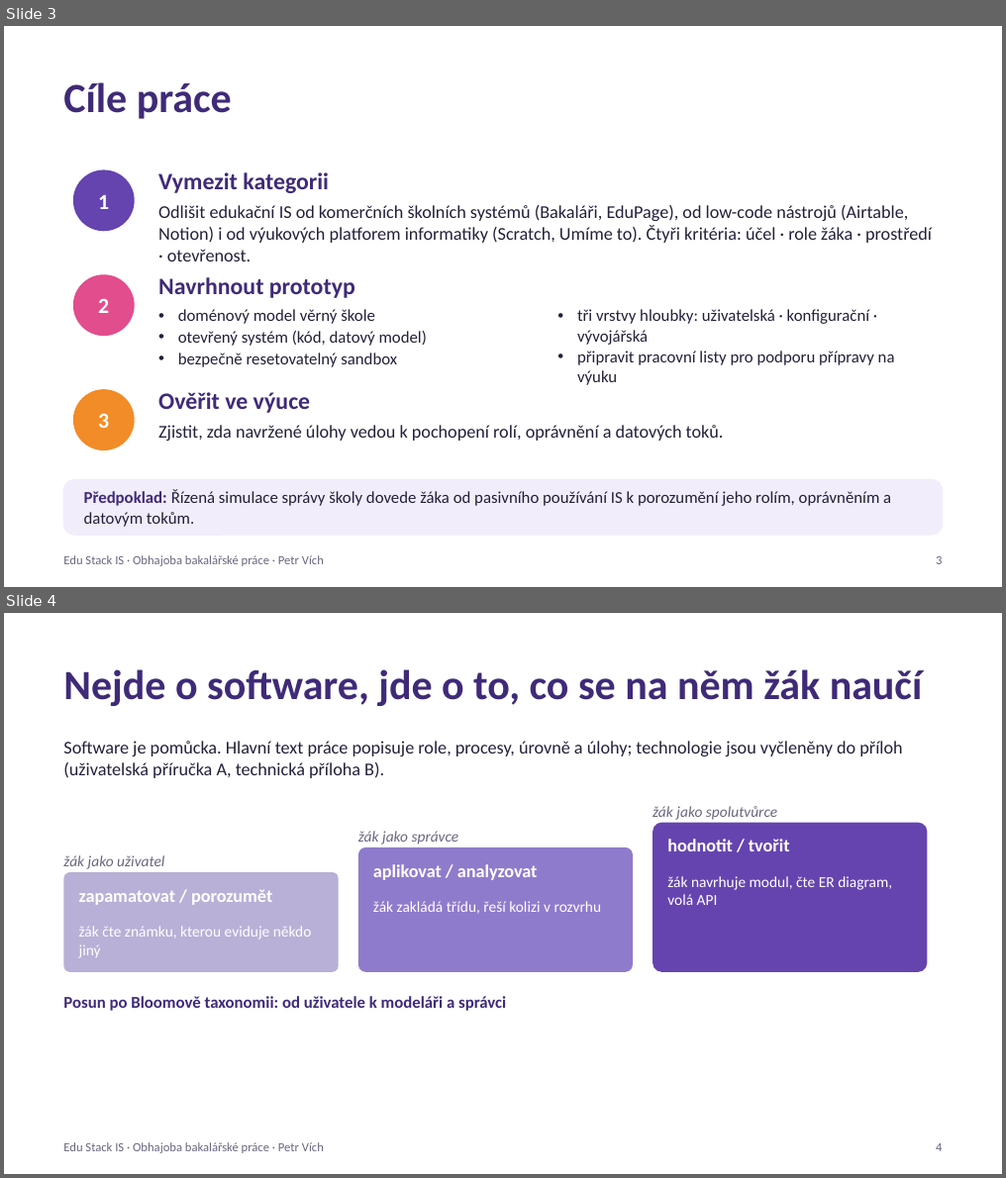
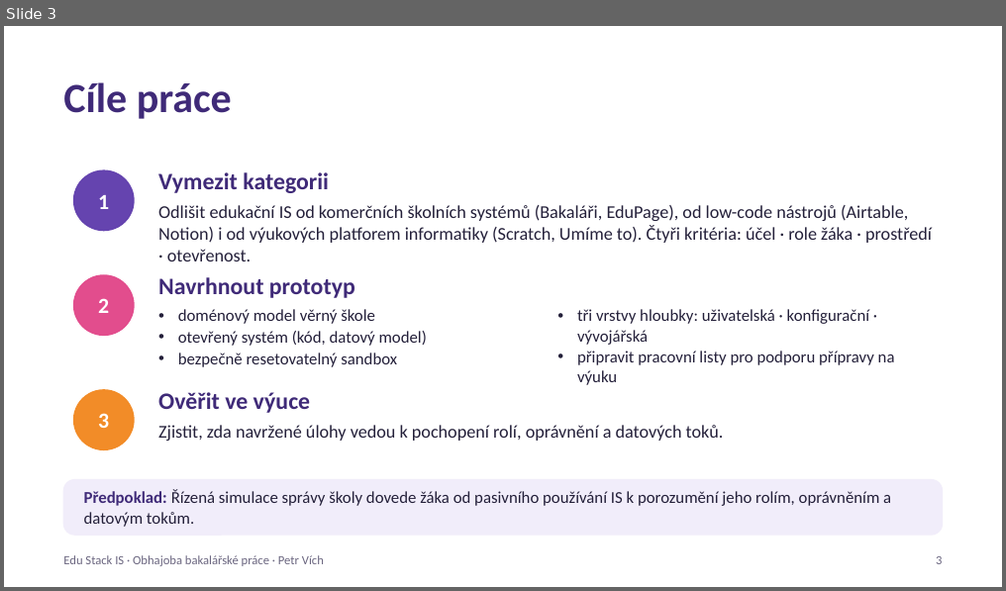
Before and after one commit to edustack-is/is-edustack-prezentace, a slide deck: obhajoba-edustack.pptx. Shown one above the other, each under a label of ours: slides 3 and 4 before the commit, slide 3 after it. The pictures are 1006x1178 and 1006x591 pixels, drawn with LibreOffice and Linux fonts; fonts in the diff are those of the drawing. Boxes give left, top, right and bottom in pixels: in the first picture for what was removed or moved away, otherwise in the second. Text is boxed around its words. In the diff, an @@ line names an element or a change of style, - is before the commit and + after.

```diff
--- a/obhajoba-edustack.pptx
+++ b/obhajoba-edustack.pptx
@@ slide 4 removed at <box>4,613,1002,1174</box>, background #FFFFFF @@
@@ text removed at <box>63,669,923,706</box> @@
-Nejde o software, jde o to, co se na něm žák naučí
@@ text removed at <box>63,741,902,778</box> @@
-Software je pomůcka. Hlavní text práce popisuje role, procesy, úrovně a úlohy; technologie jsou vyčleněny do příloh (uživatelská příručka A, technická příloha B).
@@ text removed at <box>652,806,777,820</box> @@
-žák jako spolutvůrce
@@ text removed at <box>358,831,459,845</box> @@
-žák jako správce
@@ rounded rectangle removed at <box>358,848,633,972</box> @@
@@ rounded rectangle removed at <box>652,823,927,972</box> @@
@@ text removed at <box>667,839,790,852</box> @@
-hodnotit / tvořit
@@ text removed at <box>63,856,164,868</box> @@
-žák jako uživatel
@@ rounded rectangle removed at <box>63,872,339,972</box> @@
@@ text removed at <box>373,864,538,880</box> @@
-aplikovat / analyzovat
@@ text removed at <box>667,876,892,905</box> @@
-žák navrhuje modul, čte ER diagram, volá API
@@ text removed at <box>79,890,272,905</box> @@
-zapamatovat / porozumět
@@ text removed at <box>373,901,602,914</box> @@
-žák zakládá třídu, řeší kolizi v rozvrhu
@@ text removed at <box>79,926,312,959</box> @@
-žák čte známku, kterou eviduje někdo jiný
@@ text removed at <box>63,996,506,1011</box> @@
-Posun po Bloomově taxonomii: od uživatele k modeláři a správci
@@ text removed at <box>63,1143,324,1154</box> @@
-Edu Stack IS · Obhajoba bakalářské práce · Petr Vích
@@ text removed at <box>936,1144,942,1152</box> @@
-4
```
Also in this commit, not shown: 9 slides changed, 12 other files.
